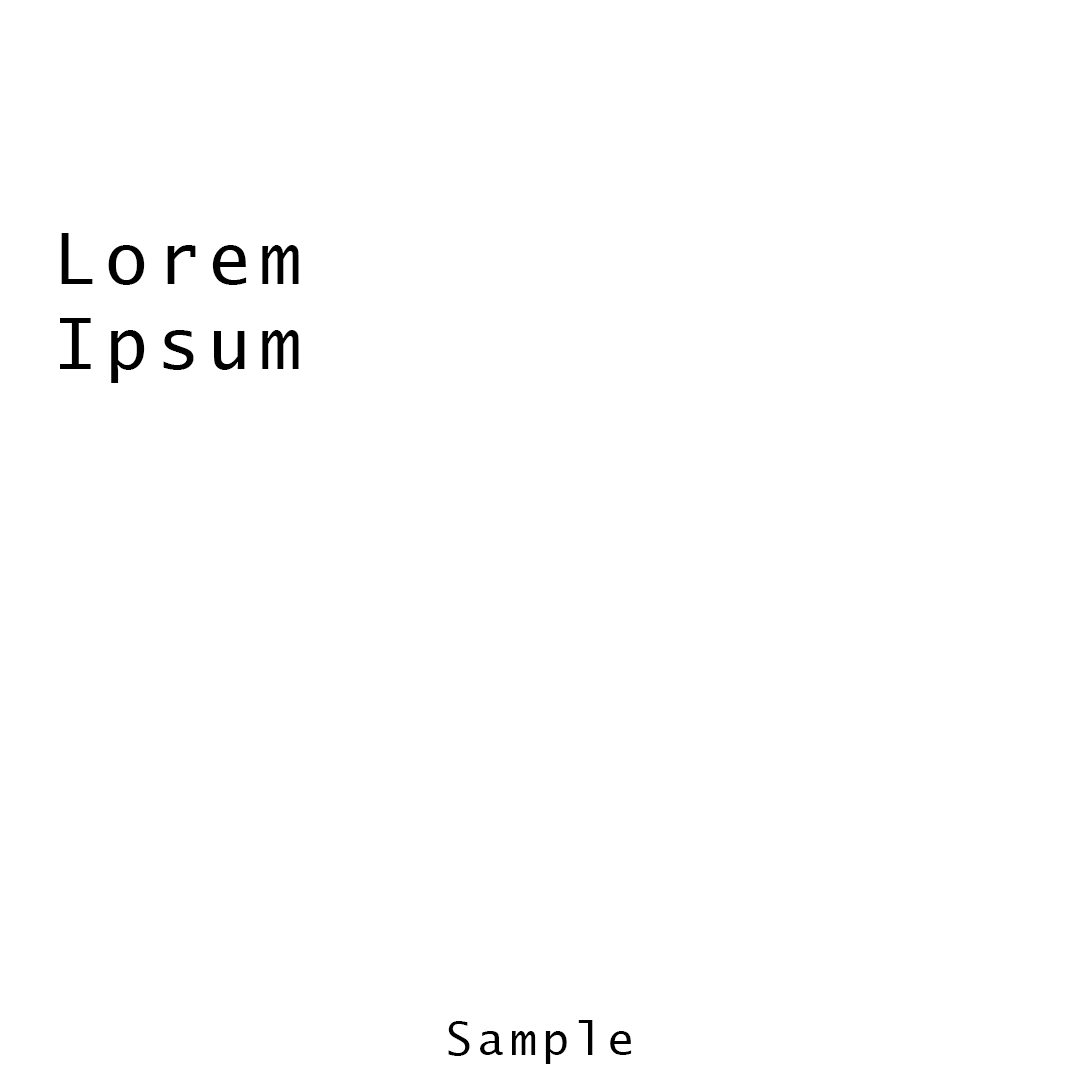
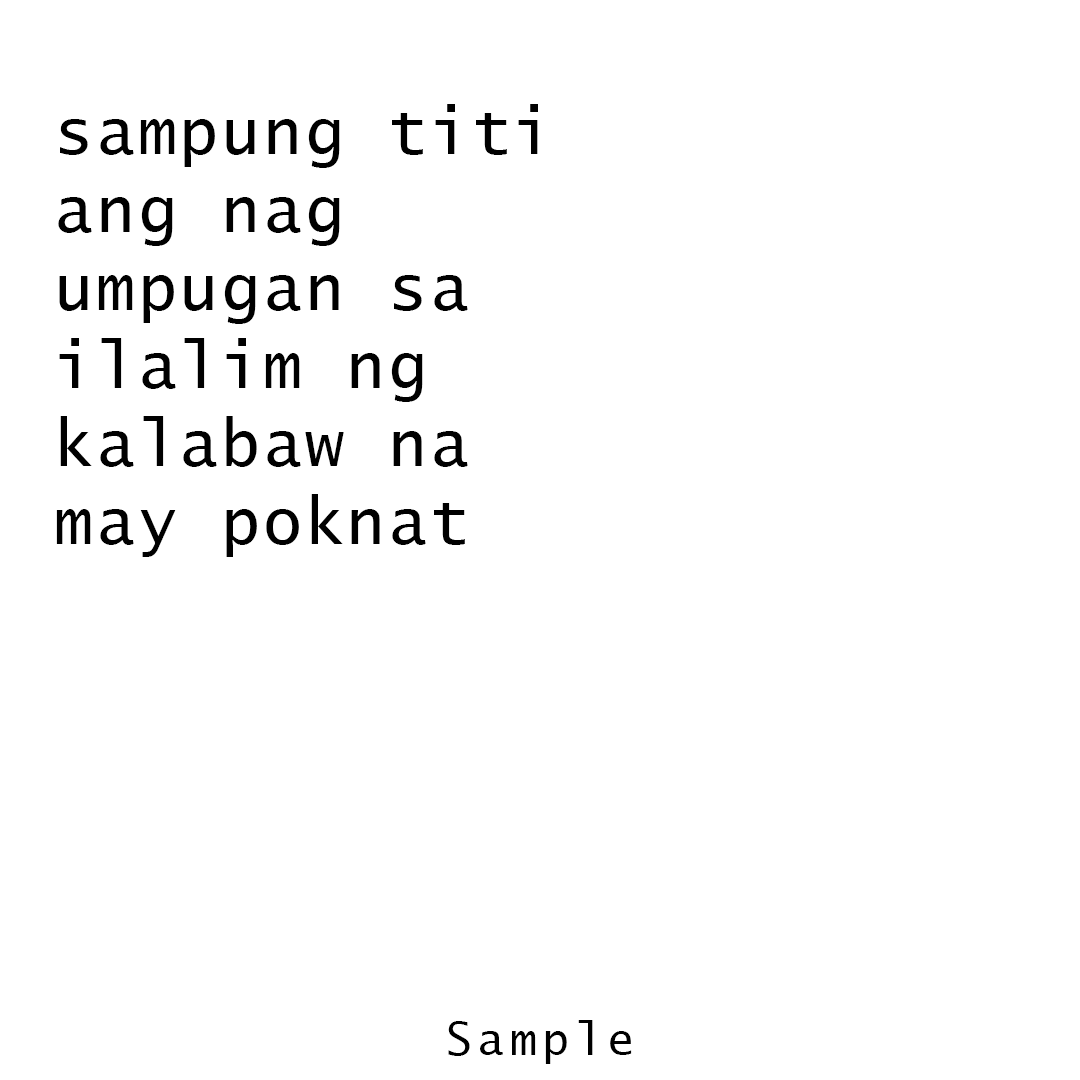
Layered file, before and after one edit (1080×1080). Changes by layer:
painted on "Message" over [56, 104, 538, 557]
